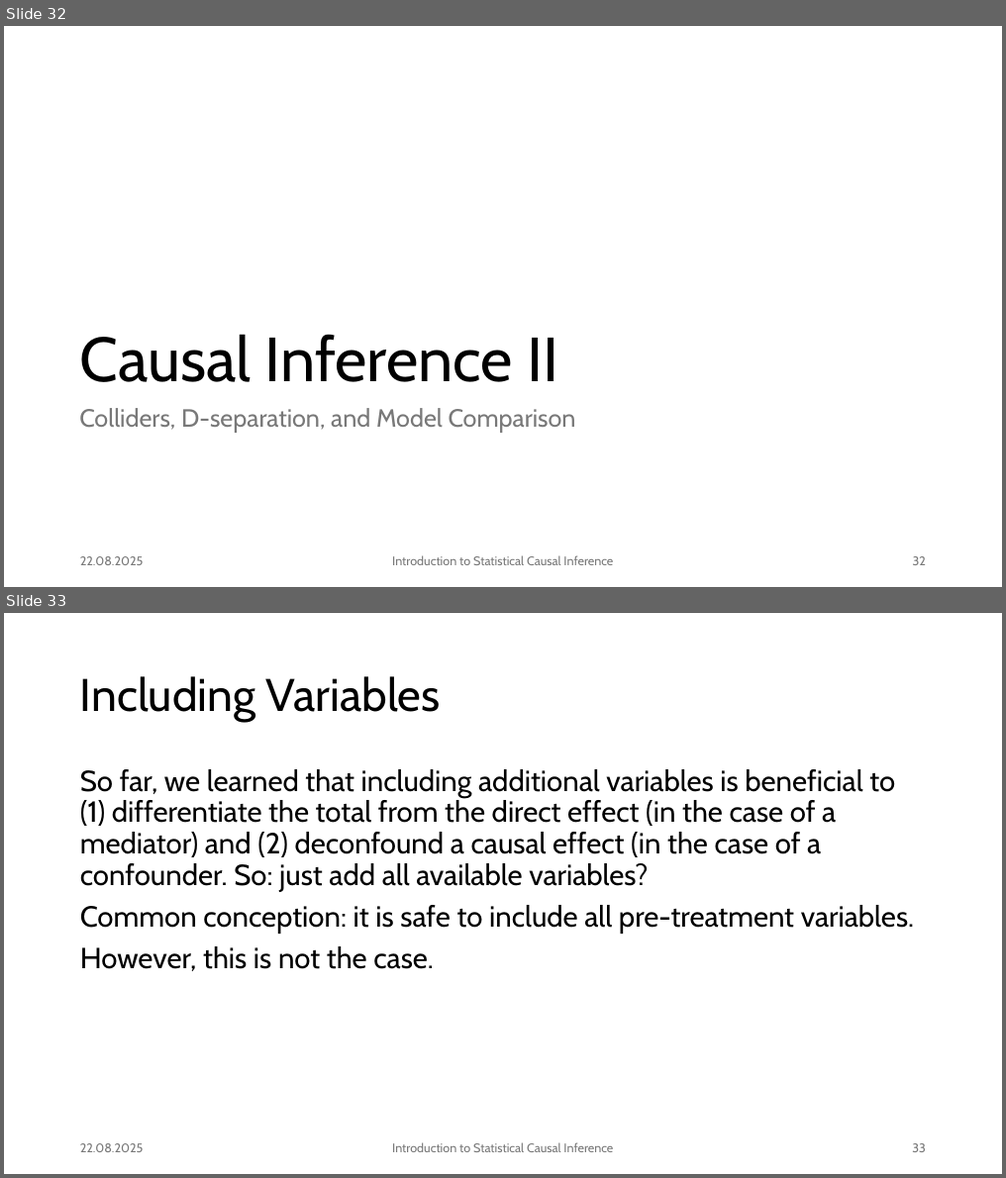
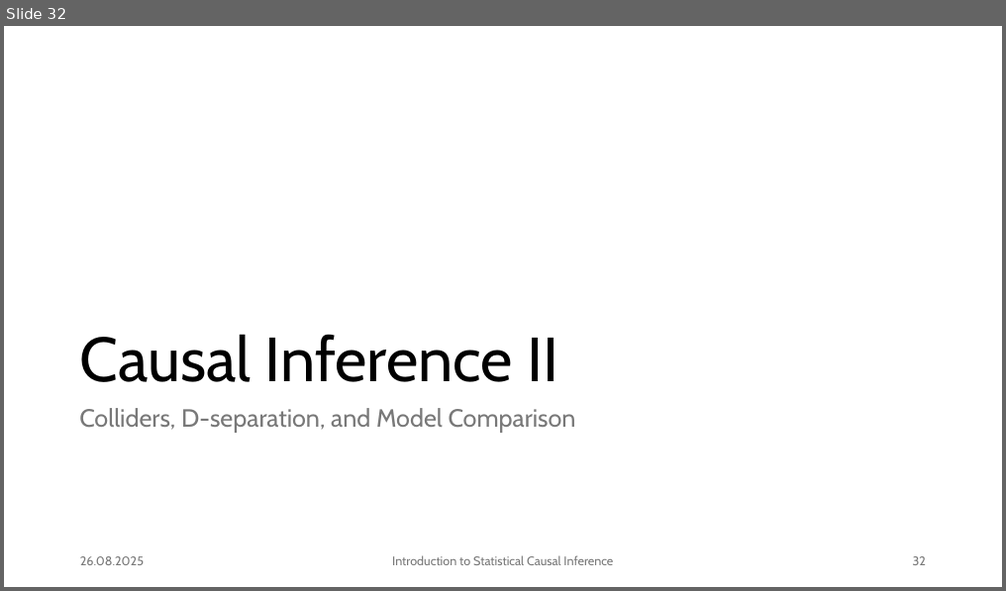
Before and after one commit to JulianFrattini/bda4sci, a slide deck: version2/slides/intro-sci.pptx. Shown one above the other, each under a label of ours: slides 32 and 33 before the commit, slide 32 after it. The pictures are 1006x1178 and 1006x591 pixels, drawn with LibreOffice and Linux fonts; fonts in the diff are those of the drawing; background and template pictures are left out. Boxes give left, top, right and bottom in pixels: in the first picture for what was removed or moved away, otherwise in the second. Text is boxed around its words. In the diff, an @@ line names an element or a change of style, - is before the commit and + after.

```diff
--- a/version2/slides/intro-sci.pptx
+++ b/version2/slides/intro-sci.pptx
@@ slide 33 removed at (4,613,1002,1174), background #FFFFFF @@
@@ title removed at (80,676,441,722) @@
-Including Variables
@@ text removed at (80,769,914,971) @@
-So far, we learned that including additional variables is beneficial to (1) differentiate the total from the direct effect (in the case of a mediator) and (2) deconfound a causal effect (in the case of a confounder. So: just add all available variables?
-Common conception: it is safe to include all pre-treatment variables.
-However, this is not the case.
@@ text removed at (80,1144,144,1153) @@
-22.08.2025
@@ text removed at (392,1143,613,1153) @@
-Introduction to Statistical Causal Inference
@@ page number removed at (912,1144,926,1153) @@
-33
@@ slide 32 changed as well @@
@@ text at (80,557,144,566): text changed @@
-22.08.2025
+26.08.2025
```
Also in this commit, not shown: 51 other slides changed, 12 slides added, 3 other slides removed, 2 other files.
